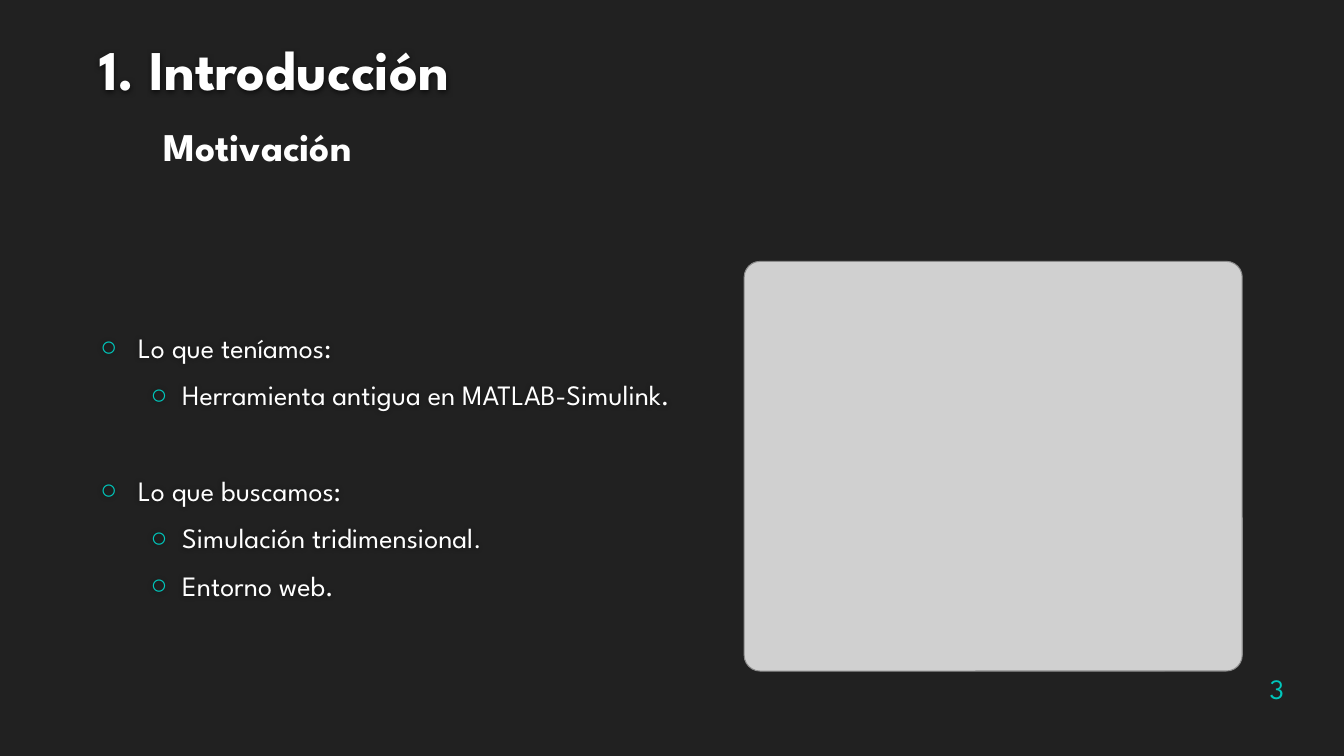
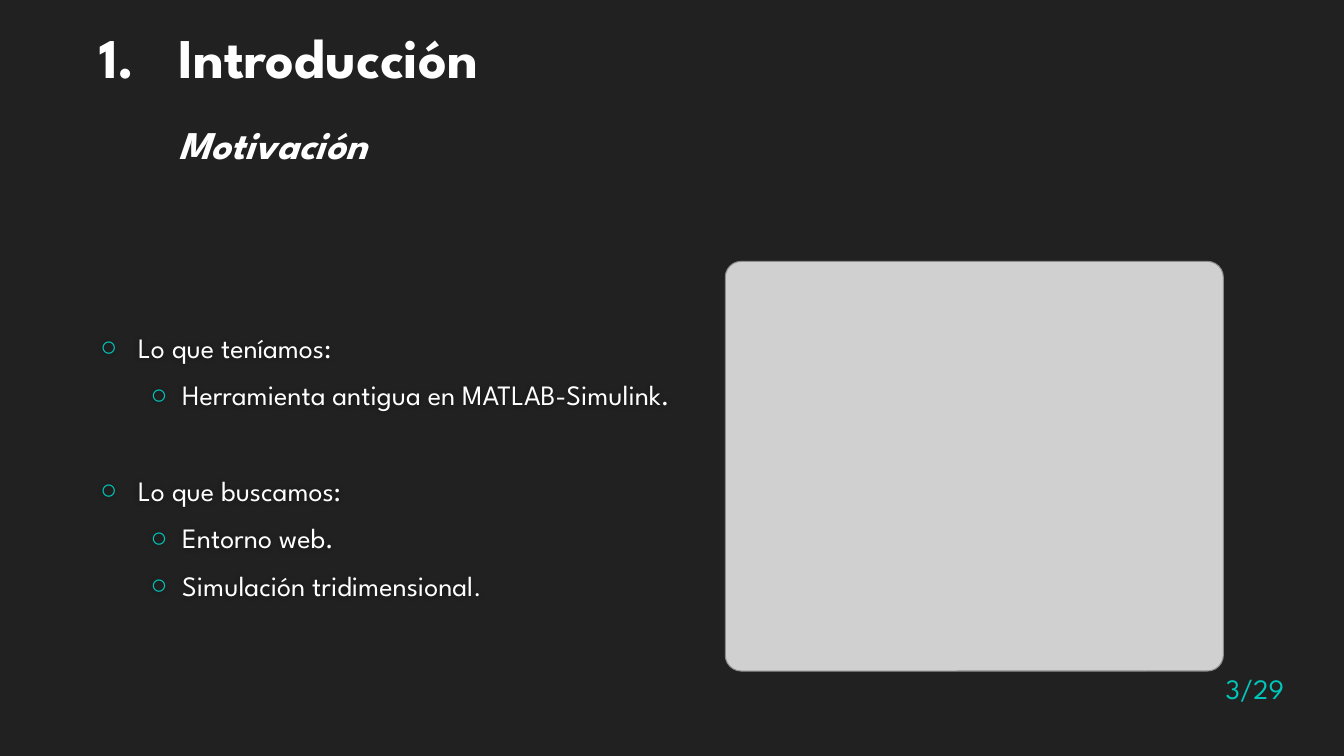
Before and after one commit to Zigic23/TFG-RobotSiguelineas, a slide deck: slide 3 of Presentación/Presentacion TFG.pptx. Drawn at 1344x756 pixels with LibreOffice and Linux fonts; fonts in the diff are those of the drawing; grey boxes stand for pictures; background and template pictures are left out. Boxes give left, top, right and bottom in pixels: in the first picture for what was removed or moved away, otherwise in the second. Text is boxed around its words. In the diff, an @@ line names an element or a change of style, - is before the commit and + after.

```diff
--- a/Presentación/Presentacion TFG.pptx
+++ b/Presentación/Presentacion TFG.pptx
@@ text "1. Introducción": place and size @@
-text "1. Introducción" at [99,51,449,91]
+text "1. Introducción" at [100,39,478,160]
@@ text "1. Introducción" at [100,39,478,160]: vertical alignment bottom to top @@
@@ text at [100,39,478,79]: more space between paragraphs @@
@@ text removed at [163,135,351,162] @@
-Motivación
@@ text at [178,133,366,160]: paragraph added @@
+Motivación
@@ picture: place and size @@
-picture at [744,261,1242,670]
+picture at [726,261,1224,670]
@@ text at [182,528,334,549]: paragraph added @@
+  ○ Entorno web.
@@ text at [182,576,334,597]: paragraph removed @@
-  ○ Entorno web.
@@ page number at [1226,679,1284,702]: text changed @@
-3
+3/29
```
Also in this commit, not shown: 27 other slides changed, 1 slide added, 1 slide removed, 4 other files.
